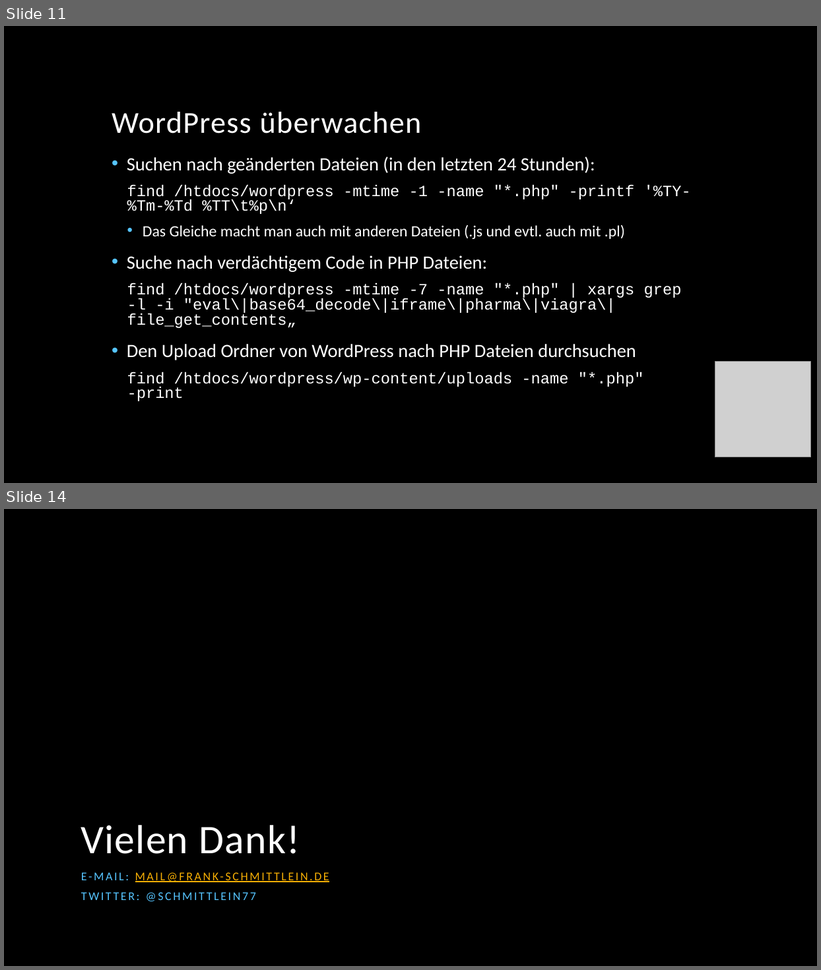
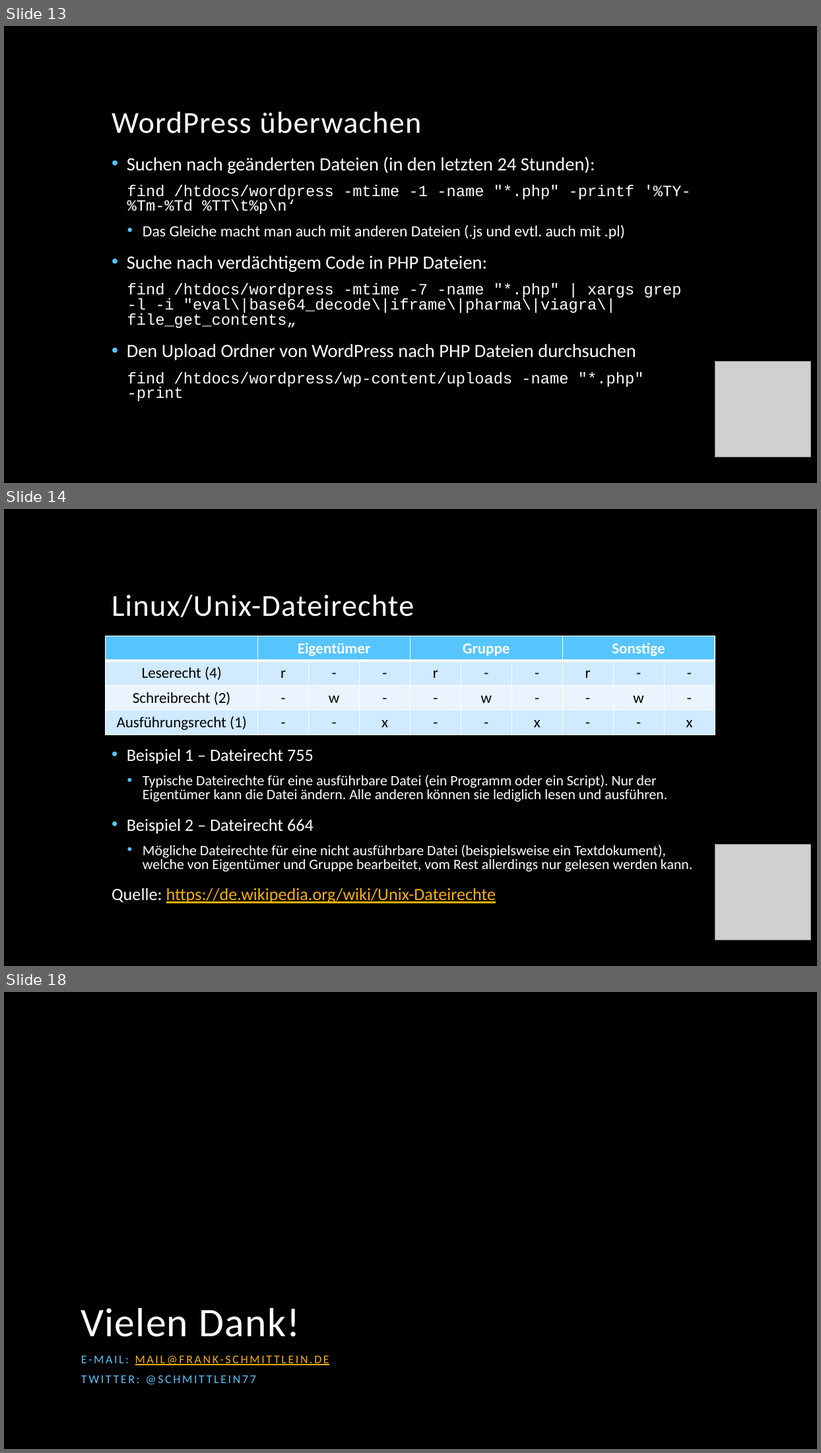
Before and after one commit to fschmittlein/wp-meetup, a slide deck: WPM Nürnberg - WordPress-Sicherheit.pptx. Shown one above the other, each under a label of ours: slides 11 and 14 before the commit, slides 13, 14 and 18 after it; the slides between them are not shown. The pictures are 821x970 and 821x1453 pixels, drawn with LibreOffice and Linux fonts; fonts in the diff are those of the drawing; grey boxes stand for pictures; background and template pictures are left out. Boxes give left, top, right and bottom in pixels: in the first picture for what was removed or moved away, otherwise in the second. Text is boxed around its words. In the diff, an @@ line names an element or a change of style, - is before the commit and + after.

```diff
--- a/WPM Nürnberg - WordPress-Sicherheit.pptx
+++ b/WPM Nürnberg - WordPress-Sicherheit.pptx
@@ slide 14 added at [4,509,817,966], background picture (left out) @@
@@ title added at [112,595,414,617], 36 pt, text #FFFFFF @@
+Linux/Unix-Dateirechte
@@ table added at [105,636,714,735], 4 rows, 10 columns @@
+ | Eigentümer |  |  | Gruppe |  |  | Sonstige |  | 
+Leserecht (4) | r | - | - | r | - | - | r | - | -
+Schreibrecht (2) | - | w | - | - | w | - | - | w | -
+Ausführungsrecht (1) | - | - | x | - | - | x | - | - | x
@@ text added at [112,749,692,904], 17 pt, text #FFFFFF @@
+• Beispiel 1 – Dateirecht 755
+  • Typische Dateirechte für eine ausführbare Datei (ein Programm oder ein Script). Nur der Eigentümer kann die Datei ändern. Alle anderen können sie lediglich lesen und ausführen.
+• Beispiel 2 – Dateirecht 664
+  • Mögliche Dateirechte für eine nicht ausführbare Datei (beispielsweise ein Textdokument), welche von Eigentümer und Gruppe bearbeitet, vom Rest allerdings nur gelesen werden kann.
+Quelle: https://de.wikipedia.org/wiki/Unix-Dateirechte
@@ picture added at [715,844,811,940] @@
@@ what was slide 11 is now slide 13 @@
@@ what was slide 14 is now slide 18 @@
```
Also in this commit, not shown: 3 slides changed, 3 other slides added.
